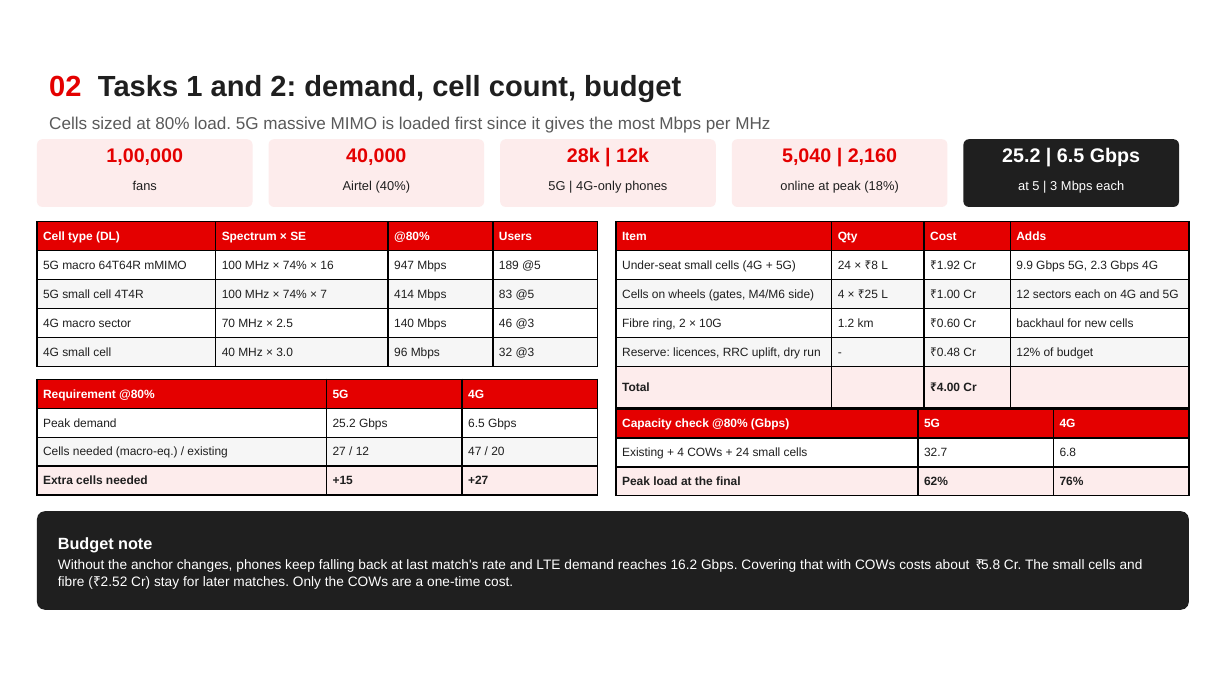
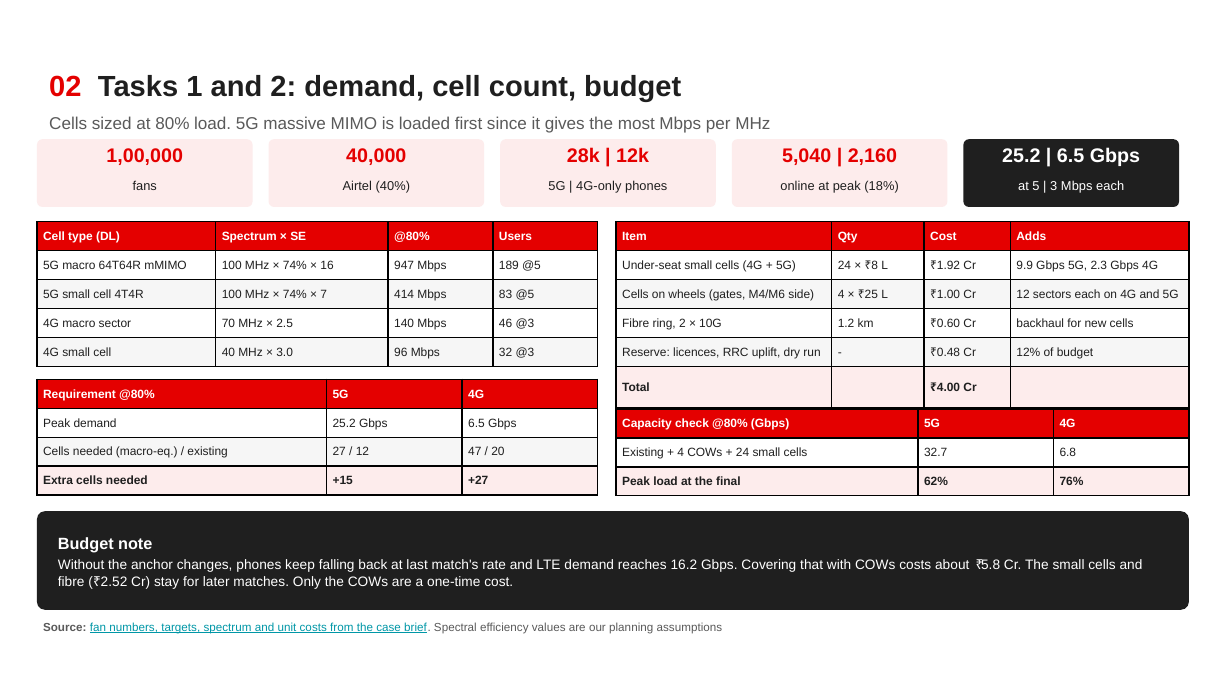
Before and after one commit to ShreyaNarasimhaKamath/Airtel_Synq_Hackathon-, a slide deck: slide 3 of Airtel_Sync_Stadium_Surge.pptx. Drawn at 1232x693 pixels with LibreOffice and Linux fonts; fonts in the diff are those of the drawing; background and template pictures are left out. Boxes give left, top, right and bottom in pixels: in the first picture for what was removed or moved away, otherwise in the second. Text is boxed around its words. In the diff, an @@ line names an element or a change of style, - is before the commit and + after.

Commit message:
Add source links, mark assumptions, update video and method diagram

```diff
--- a/Airtel_Sync_Stadium_Surge.pptx
+++ b/Airtel_Sync_Stadium_Surge.pptx
@@ text added at [43,622,723,634], 6.8 pt, text #5A5A5A @@
+Source: fan numbers, targets, spectrum and unit costs from the case brief. Spectral efficiency values are our planning assumptions
```
Also in this commit, not shown: 5 other slides changed, 7 other files.
